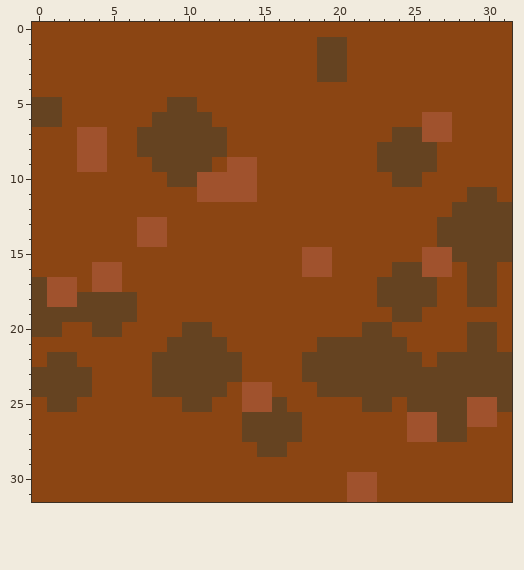
Two states of a pixel-art sprite, assets/terrain_png/Tiles/dirt.png. Above: the version before the commit.
The file is 32x32 pixels.
Now the later version:
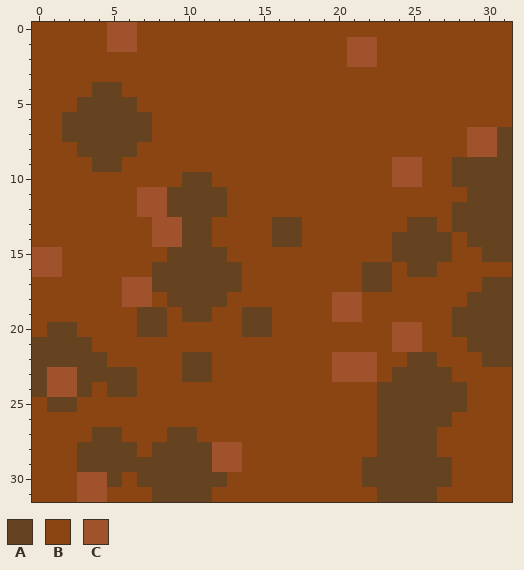
Palette (. is transparent): A #654321  B #8b4513  C #a0522d
Difference:
@@ x 0..31 @@
- 0 BBBBBBBBBBBBBBBBBBBBBBBBBBBBBBBB
- 1 BBBBBBBBBBBBBBBBBBBAABBBBBBBBBBB
- 2 BBBBBBBBBBBBBBBBBBBAABBBBBBBBBBB
- 3 BBBBBBBBBBBBBBBBBBBAABBBBBBBBBBB
- 4 BBBBBBBBBBBBBBBBBBBBBBBBBBBBBBBB
- 5 AABBBBBBBAABBBBBBBBBBBBBBBBBBBBB
- 6 AABBBBBBAAAABBBBBBBBBBBBBBCCBBBB
- 7 BBBCCBBAAAAAABBBBBBBBBBBAACCBBBB
- 8 BBBCCBBAAAAAABBBBBBBBBBAAAABBBBB
- 9 BBBCCBBBAAAABCCBBBBBBBBAAAABBBBB
-10 BBBBBBBBBAACCCCBBBBBBBBBAABBBBBB
-11 BBBBBBBBBBBCCCCBBBBBBBBBBBBBBAAB
-12 BBBBBBBBBBBBBBBBBBBBBBBBBBBBAAAA
-13 BBBBBBBCCBBBBBBBBBBBBBBBBBBAAAAA
-14 BBBBBBBCCBBBBBBBBBBBBBBBBBBAAAAA
-15 BBBBBBBBBBBBBBBBBBCCBBBBBBCCAAAA
-16 BBBBCCBBBBBBBBBBBBCCBBBBAACCBAAB
-17 ACCBCCBBBBBBBBBBBBBBBBBAAAABBAAB
-18 ACCAAAABBBBBBBBBBBBBBBBAAAABBAAB
-19 AAAAAAABBBBBBBBBBBBBBBBBAABBBBBB
-20 AABBAABBBBAABBBBBBBBBBAABBBBBAAB
-21 BBBBBBBBBAAAABBBBBBAAAAAABBBBAAB
-22 BAABBBBBAAAAAABBBBAAAAAAAABAAAAA
-23 AAAABBBBAAAAAABBBBAAAAAAAAAAAAAA
-24 AAAABBBBAAAAABCCBBBAAAAAAAAAAAAA
-25 BAABBBBBBBAABBCCABBBBBAABAAAACCA
-26 BBBBBBBBBBBBBBAAAABBBBBBBCCAACCB
-27 BBBBBBBBBBBBBBAAAABBBBBBBCCAABBB
-28 BBBBBBBBBBBBBBBAABBBBBBBBBBBBBBB
-29 BBBBBBBBBBBBBBBBBBBBBBBBBBBBBBBB
-30 BBBBBBBBBBBBBBBBBBBBBCCBBBBBBBBB
-31 BBBBBBBBBBBBBBBBBBBBBCCBBBBBBBBB
+ 0 BBBBBCCBBBBBBBBBBBBBBBBBBBBBBBBB
+ 1 BBBBBCCBBBBBBBBBBBBBBCCBBBBBBBBB
+ 2 BBBBBBBBBBBBBBBBBBBBBCCBBBBBBBBB
+ 3 BBBBBBBBBBBBBBBBBBBBBBBBBBBBBBBB
+ 4 BBBBAABBBBBBBBBBBBBBBBBBBBBBBBBB
+ 5 BBBAAAABBBBBBBBBBBBBBBBBBBBBBBBB
+ 6 BBAAAAAABBBBBBBBBBBBBBBBBBBBBBBB
+ 7 BBAAAAAABBBBBBBBBBBBBBBBBBBBBCCA
+ 8 BBBAAAABBBBBBBBBBBBBBBBBBBBBBCCA
+ 9 BBBBAABBBBBBBBBBBBBBBBBBCCBBAAAA
+10 BBBBBBBBBBAABBBBBBBBBBBBCCBBAAAA
+11 BBBBBBBCCAAAABBBBBBBBBBBBBBBBAAA
+12 BBBBBBBCCAAAABBBBBBBBBBBBBBBAAAA
+13 BBBBBBBBCCAABBBBAABBBBBBBAABAAAA
+14 BBBBBBBBCCAABBBBAABBBBBBAAAABAAA
+15 CCBBBBBBBAAAABBBBBBBBBBBAAAABBAA
+16 CCBBBBBBAAAAAABBBBBBBBAABAABBBBB
+17 BBBBBBCCAAAAAABBBBBBBBAABBBBBBAA
+18 BBBBBBCCBAAAABBBBBBBCCBBBBBBBAAA
+19 BBBBBBBAABAABBAABBBBCCBBBBBBAAAA
+20 BAABBBBAABBBBBAABBBBBBBBCCBBAAAA
+21 AAAABBBBBBBBBBBBBBBBBBBBCCBBBAAA
+22 AAAAABBBBBAABBBBBBBBCCCBBAABBBAA
+23 ACCAAAABBBAABBBBBBBBCCCBAAAABBBB
+24 ACCABAABBBBBBBBBBBBBBBBAAAAAABBB
+25 BAABBBBBBBBBBBBBBBBBBBBAAAAAABBB
+26 BBBBBBBBBBBBBBBBBBBBBBBAAAAABBBB
+27 BBBBAABBBAABBBBBBBBBBBBAAAABBBBB
+28 BBBAAAABAAAACCBBBBBBBBBAAAABBBBB
+29 BBBAAAAAAAAACCBBBBBBBBAAAAAABBBB
+30 BBBCCABAAAAAABBBBBBBBBAAAAAABBBB
+31 BBBCCBBBAAAABBBBBBBBBBBAAAABBBBB
